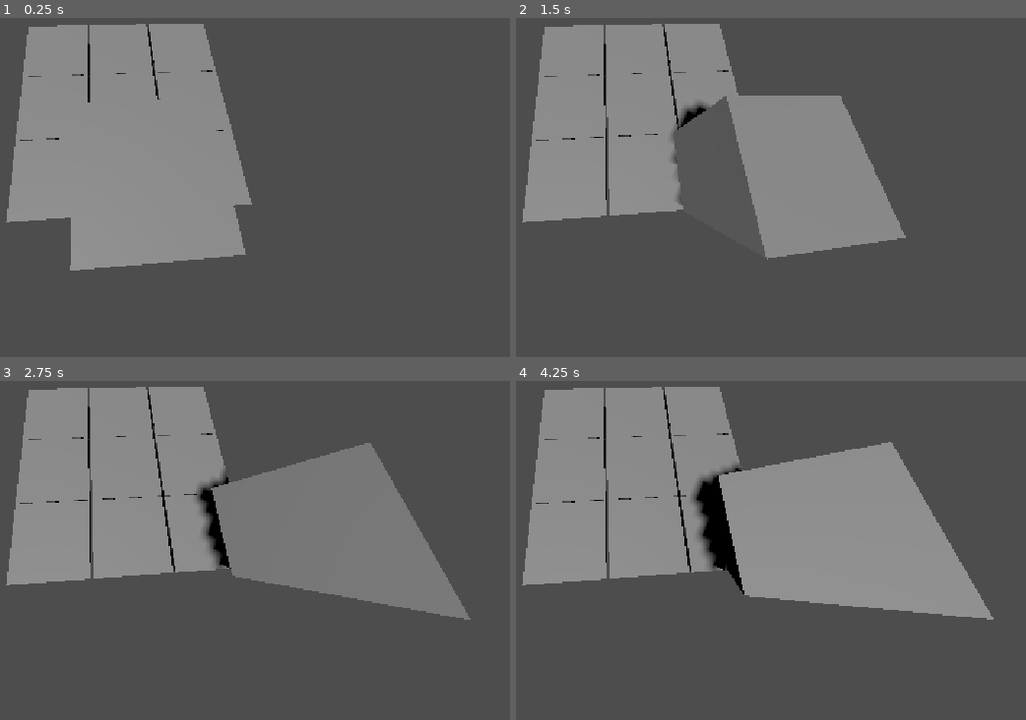
Above: before the commit, frames 1-4 (two rows, left to right).
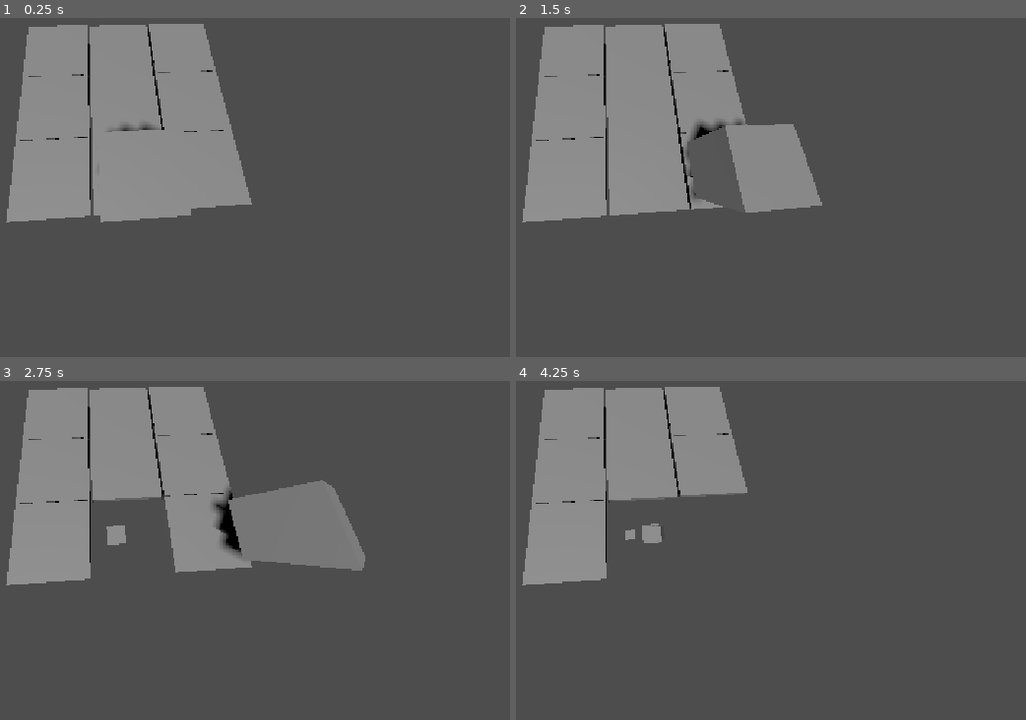
Above: after the commit, the same moments.

Repository: TheAbdullahSaleem/Cube-Collector-3d
Game: Godot game, scene res://Scenes/main.tscn
The game is run twice, just before and just after one commit, with the same random seed, the same clock (stepped at 60 frames per second) and the same inputs.
Inputs (mouse positions are in pixels of both pictures, inside the frame that each line leads up to):
- Up to frame 1 (0.25 s): no input
- Up to frame 2 (1.5 s): tap Enter at 0.5 s; move the mouse to (806, 112) at 0.52 s; hold Right (right) 0.53-1.28 s; tap Alt at 0.6 s; click (806, 112) at 0.67 s; move the mouse to (outside the picture) at 1.27 s; hold Down (backward) from 1.28 s (still down); tap Shift at 1.35 s
- Up to frame 3 (2.75 s): move the mouse to (193, 401) at 2.02 s; release Down (backward) at 2.03 s; hold Right (right) from 2.03 s (still down); tap Alt at 2.1 s
- Up to frame 4 (4.25 s): move the mouse to (592, 587) at 2.77 s; release Right (right) at 2.78 s; hold Up (forward) 2.78-3.53 s; tap Shift at 2.85 s; click (592, 587) at 2.92 s; move the mouse to (867, 564) at 3.52 s; hold Left (left) from 3.53 s (still down); tap Alt at 3.6 s

The runs differ from the first frame. In frame 1, 5.1% of the frame differs, in the area x 13-49%, y 1-75%; in frame 2, 10%; in frame 3, 14%; in frame 4, 24%, in the area x 17-94%, y 1-71%.

Commit message:
Fixed the motions of cube

Diff:
--- a/Scenes/Collectibles.tscn
+++ b/Scenes/Collectibles.tscn
@@ -5,11 +5,10 @@
 [sub_resource type="BoxMesh" id="BoxMesh_kf11u"]
 
 [node name="Collectibles" type="StaticBody3D" unique_id=987838549]
+transform = Transform3D(0.4375, -0.10825317, 0.21650638, 0.23335433, 0.06975037, -0.43666995, 0.06433902, 0.4831316, 0.111554265, 0, 0, 0)
 
 [node name="CollisionShape3D" type="CollisionShape3D" parent="." unique_id=1016827576]
-transform = Transform3D(0.3640941, 0.34212247, 0.01968945, -0.28947175, 0.29166916, 0.2848424, 0.18341638, -0.21881798, 0.41045967, 0, 0, 0)
 shape = SubResource("BoxShape3D_y1q5r")
 
 [node name="MeshInstance3D" type="MeshInstance3D" parent="." unique_id=1883776122]
-transform = Transform3D(0.3640941, 0.34212247, 0.01968945, -0.28947175, 0.29166916, 0.2848424, 0.18341638, -0.21881798, 0.41045967, 0, 0, 0)
 mesh = SubResource("BoxMesh_kf11u")
--- a/Scenes/Player.tscn
+++ b/Scenes/Player.tscn
@@ -6,12 +6,13 @@
 
 [sub_resource type="BoxMesh" id="BoxMesh_nl1qf"]
 
-[node name="Player" type="CharacterBody3D" unique_id=423152385 node_paths=PackedStringArray("anim_player")]
+[node name="Player" type="CharacterBody3D" unique_id=423152385]
 script = ExtResource("1_rpqav")
-anim_player = NodePath("")
 
 [node name="CollisionShape3D" type="CollisionShape3D" parent="." unique_id=716547855]
+transform = Transform3D(0.7, 0, 0, 0, 0.7, 0, 0, 0, 0.7, 0, 0, 0)
 shape = SubResource("BoxShape3D_kf11u")
 
 [node name="MeshInstance3D" type="MeshInstance3D" parent="." unique_id=790436879]
+transform = Transform3D(0.7, 0, 0, 0, 0.7, 0, 0, 0, 0.7, 0, 0, 0)
 mesh = SubResource("BoxMesh_nl1qf")
--- a/Scenes/Tile.tscn
+++ b/Scenes/Tile.tscn
@@ -1,12 +1,15 @@
 [gd_scene format=3 uid="uid://becc3opffhc2n"]
+
+[ext_resource type="Script" uid="uid://bp5sufsxydq2c" path="res://Scenes/tile.gd" id="1_t0yj4"]
 
 [sub_resource type="BoxMesh" id="BoxMesh_y1q5r"]
 size = Vector3(1, 0.10595703, 1)
 
 [sub_resource type="BoxShape3D" id="BoxShape3D_y1q5r"]
-size = Vector3(1, 0.10595703, 1)
+size = Vector3(1, 0.2, 1)
 
 [node name="Tile" type="AnimatableBody3D" unique_id=1770146868]
+script = ExtResource("1_t0yj4")
 
 [node name="MeshInstance3D" type="MeshInstance3D" parent="." unique_id=2137581547]
 mesh = SubResource("BoxMesh_y1q5r")
@@ -14,3 +17,11 @@
 [node name="CollisionShape3D" type="CollisionShape3D" parent="." unique_id=743571812]
 transform = Transform3D(1, 0, 0, 0, 1, 0, 0, 0, 1, 0, 0.008154988, 0)
 shape = SubResource("BoxShape3D_y1q5r")
+
+[node name="Area3D" type="Area3D" parent="." unique_id=1965572501]
+
+[node name="CollisionShape3D" type="CollisionShape3D" parent="Area3D" unique_id=1470189052]
+transform = Transform3D(1, 0, 0, 0, 1, 0, 0, 0, 1, 0, 0.13759041, 0)
+shape = SubResource("BoxShape3D_y1q5r")
+
+[connection signal="body_exited" from="Area3D" to="." method="_on_area_3d_body_exited"]
--- a/Scenes/main.tscn
+++ b/Scenes/main.tscn
@@ -12,10 +12,10 @@
 [node name="Tile" parent="." unique_id=2049357243 instance=ExtResource("1_bo1nx")]
 
 [node name="Tile2" parent="." unique_id=238518847 instance=ExtResource("1_bo1nx")]
-transform = Transform3D(1, 0, 0, 0, 1, 0, 0, 0, 1, 0, 0, 1.0097976)
+transform = Transform3D(1, 0, 0, 0, 1, 0, 0, 0, 1, 0, 0, 1)
 
 [node name="Tile3" parent="." unique_id=1821310315 instance=ExtResource("1_bo1nx")]
-transform = Transform3D(1, 0, 0, 0, 1, 0, 0, 0, 1, 0, 0, 2.0168295)
+transform = Transform3D(1, 0, 0, 0, 1, 0, 0, 0, 1, 0, 0, 2)
 
 [node name="Player" parent="." unique_id=423152385 instance=ExtResource("2_8gbba")]
 transform = Transform3D(1, 0, 0, 0, 1, 0, 0, 0, 1, 0, 0.5216702, 0)
--- /dev/null
+++ b/Scenes/tile.gd
@@ -0,0 +1,21 @@
+extends AnimatableBody3D
+@export var falling_speed := 10.0
+var is_falling : bool = false
+# Called when the node enters the scene tree for the first time.
+func _ready() -> void:
+	pass # Replace with function body.
+
+
+# Called every frame. 'delta' is the elapsed time since the previous frame.
+func _process(delta: float) -> void:
+	if is_falling :
+		global_position.y -= falling_speed*delta
+
+func _on_area_3d_body_exited(body: CharacterBody3D) -> void:
+	if body.name == "Player":
+		falling()
+
+func falling():
+	is_falling = true
+	await get_tree().create_timer(3.0).timeout
+	queue_free()
Not shown, added: Scenes/tile.gd.uid
